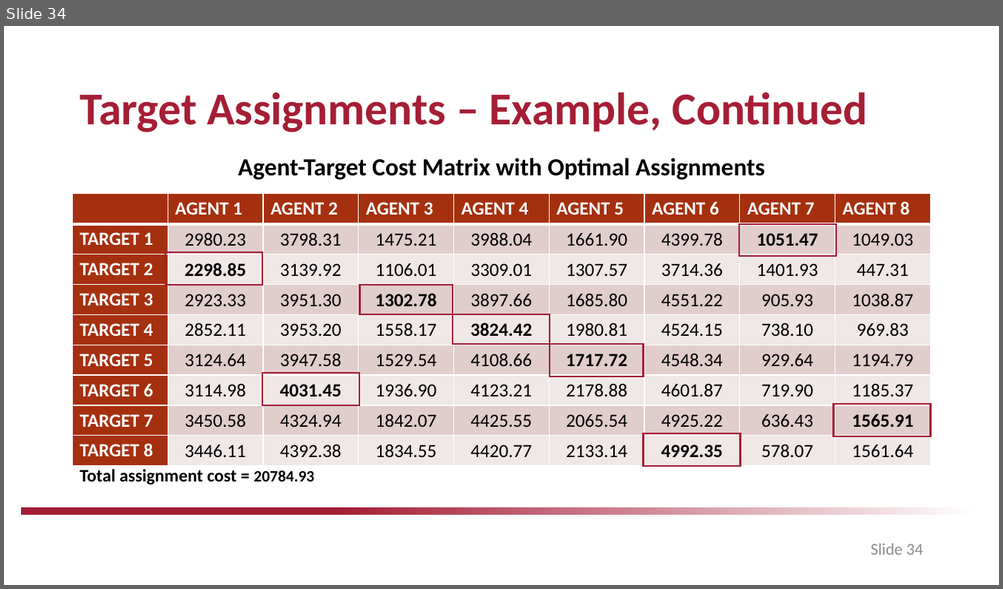
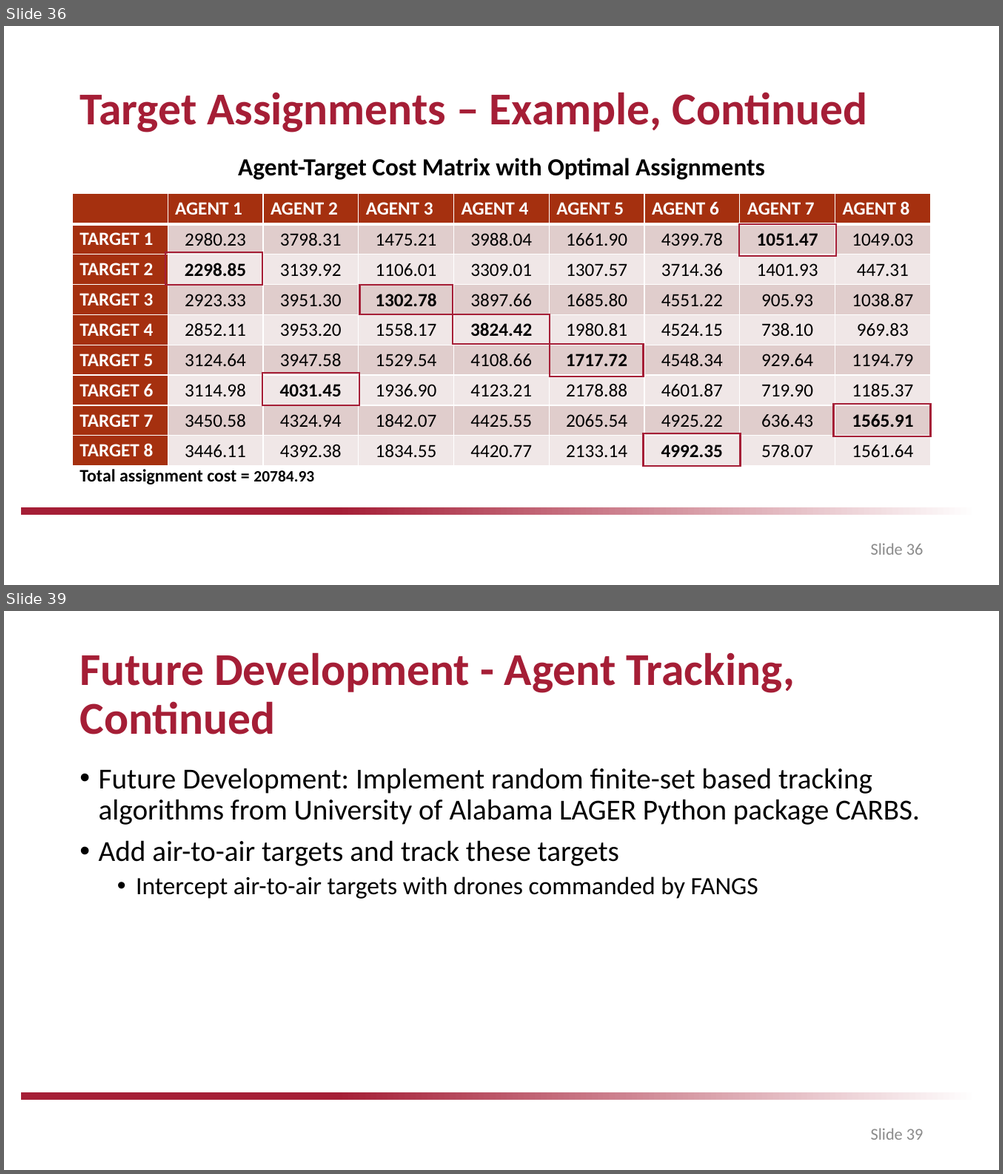
Before and after one commit to drjdlarson/angst, a slide deck: saved_simulations/CE/Springer_Culminating_Experience_Project.pptx. Shown one above the other, each under a label of ours: slide 34 before the commit, slides 36 and 39 after it; the slides between them are not shown. The pictures are 1003x589 and 1003x1174 pixels, drawn with LibreOffice and Linux fonts; fonts in the diff are those of the drawing; background and template pictures are left out. Boxes give left, top, right and bottom in pixels: in the first picture for what was removed or moved away, otherwise in the second. Text is boxed around its words. In the diff, an @@ line names an element or a change of style, - is before the commit and + after.

Commit message:
Single agent and multi agent sims complete

```diff
--- a/saved_simulations/CE/Springer_Culminating_Experience_Project.pptx
+++ b/saved_simulations/CE/Springer_Culminating_Experience_Project.pptx
@@ slide 39 added at (4,611,999,1170), background #FFFFFF; not listed: 1 template element that a slide beside it also shows @@
@@ title added at (79,652,795,735), 44 pt, text #A51E36, bold @@
+Future Development - Agent Tracking, Continued
@@ text added at (99,768,919,899), 28 pt, text #000000 @@
+• Future Development: Implement random finite-set based tracking algorithms from University of Alabama LAGER Python package CARBS.
+• Add air-to-air targets and track these targets
+  • Intercept air-to-air targets with drones commanded by FANGS
@@ page number added at (871,1128,923,1140), 16 pt, text #8C8C8C @@
+Slide 39
@@ what was slide 34 is now slide 36 @@
@@ page number at (871,543,923,555): text changed @@
-Slide 34
+Slide 36
```
Also in this commit, not shown: 13 slides changed, 3 other slides added, 1 slide removed, 25 other files.
